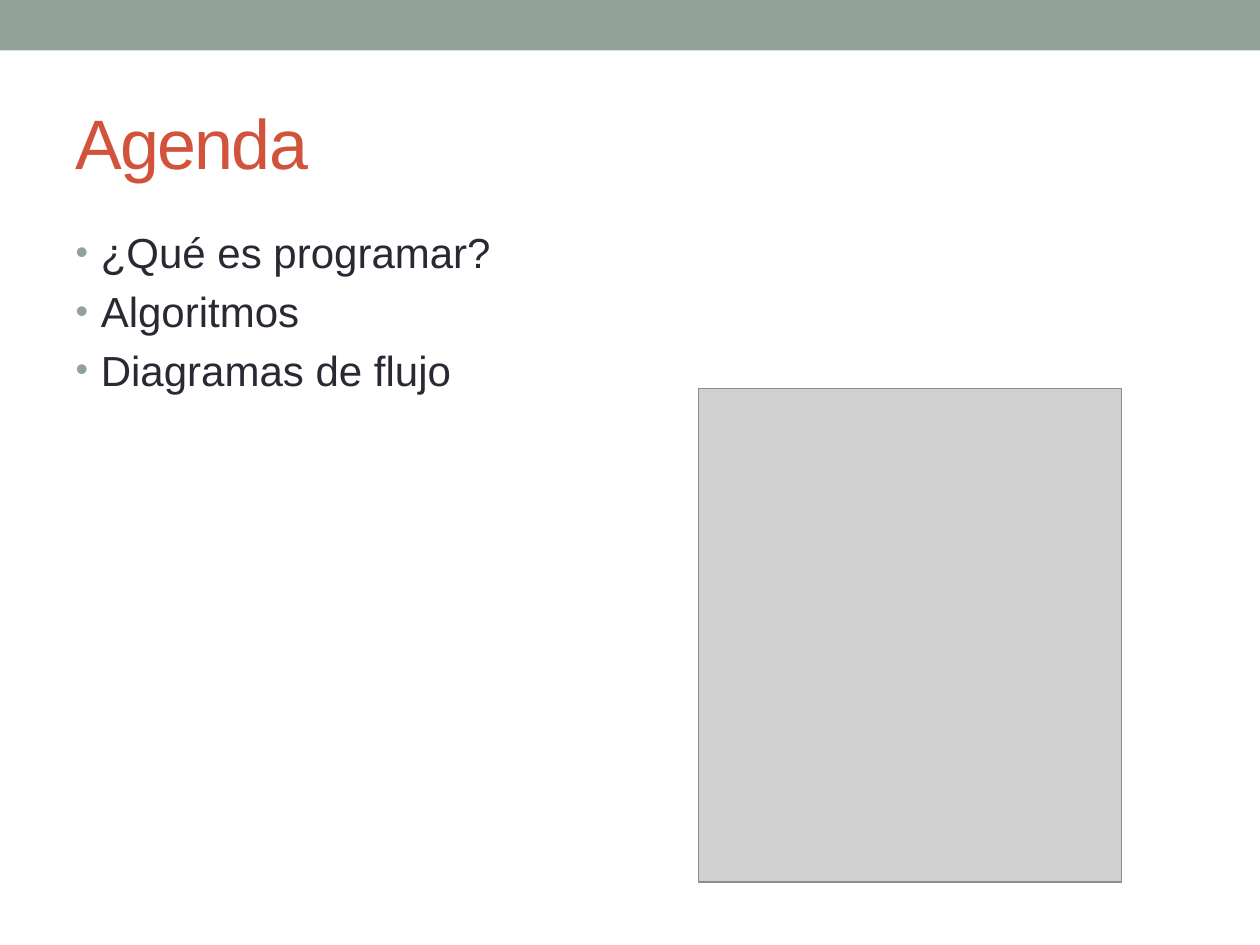
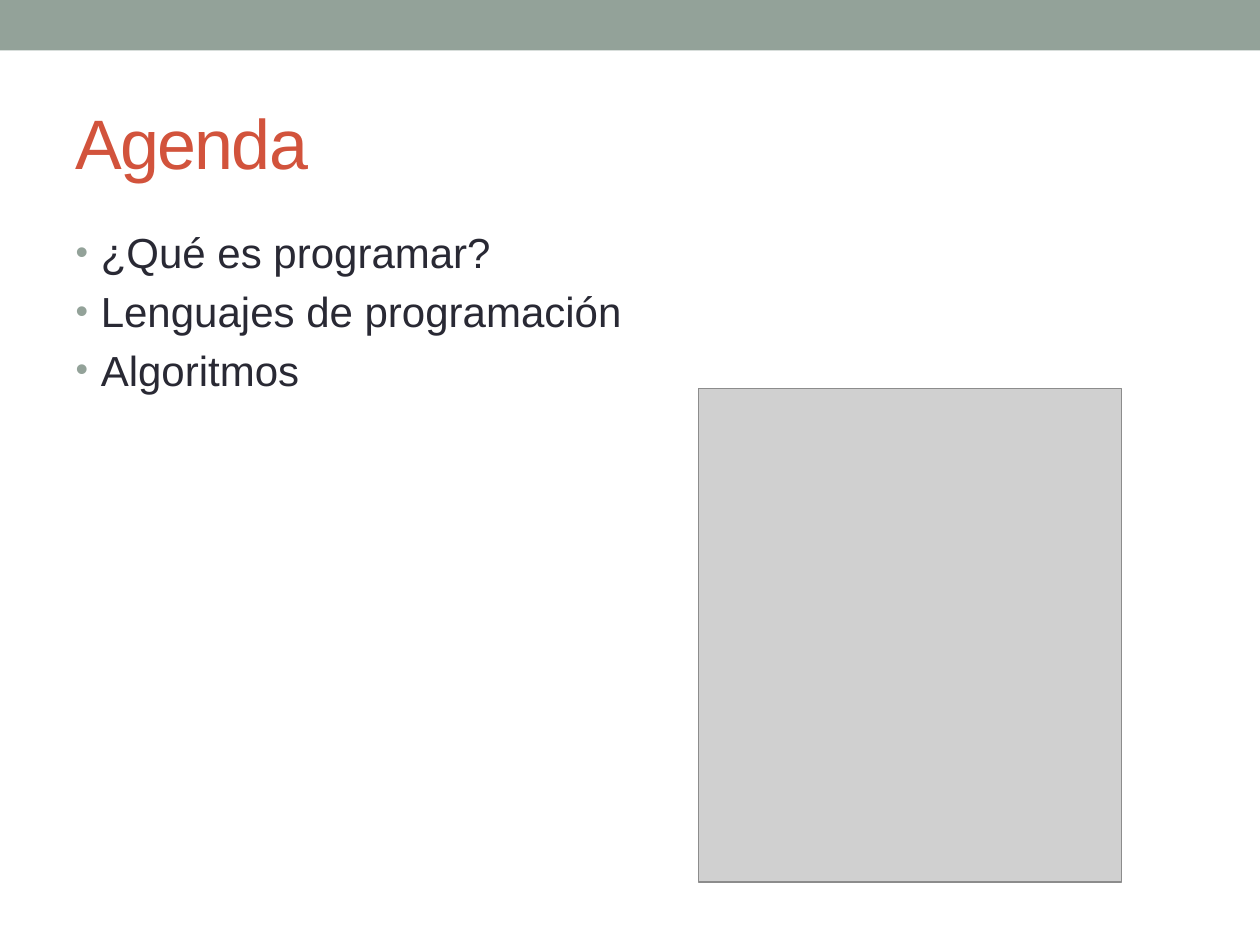
Before and after one commit to esolorzanob/UPI_Introduccion, a slide deck: slide 2 of Semana 1.pptx. Drawn at 1260x945 pixels with LibreOffice and Linux fonts; fonts in the diff are those of the drawing; grey boxes stand for pictures. Boxes give left, top, right and bottom in pixels: in the first picture for what was removed or moved away, otherwise in the second. Text is boxed around its words. In the diff, an @@ line names an element or a change of style, - is before the commit and + after.

```diff
--- a/Semana 1.pptx
+++ b/Semana 1.pptx
@@ text at box(101, 296, 622, 336): paragraph added @@
+• Lenguajes de programación
@@ text at box(101, 355, 451, 394): paragraph removed @@
-• Diagramas de flujo
```
Also in this commit, not shown: 3 slides added, 1 other file.
